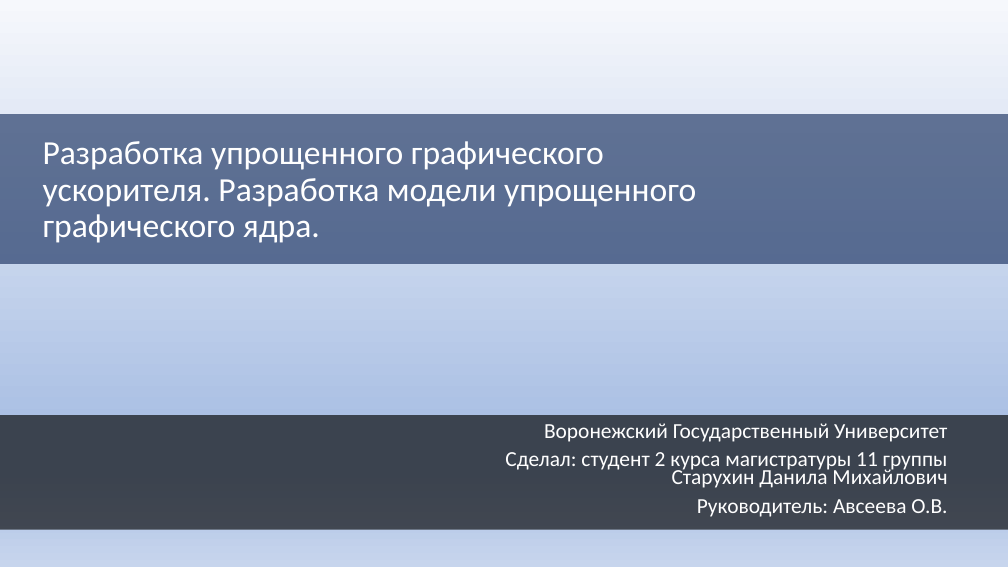
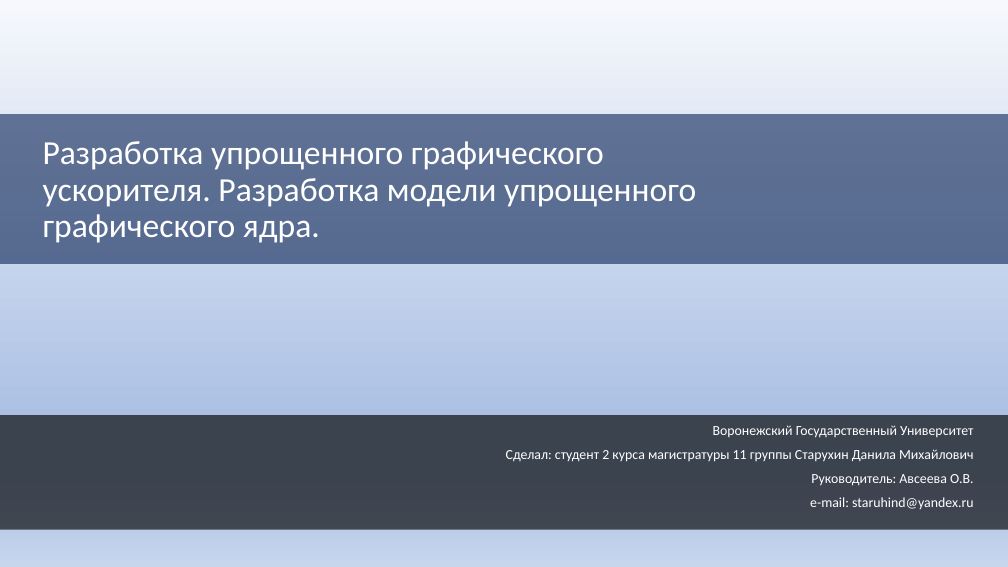
Before and after one commit to HaMeNopeDiot/hardware_gpu, a slide deck: slide 1 of docs/starukhin_dissertation/magister_pres.pptx. Drawn at 1008x567 pixels with LibreOffice and Linux fonts; fonts in the diff are those of the drawing. Boxes give left, top, right and bottom in pixels: in the first picture for what was removed or moved away, otherwise in the second. Text is boxed around its words. In the diff, an @@ line names an element or a change of style, - is before the commit and + after.

```diff
--- a/docs/starukhin_dissertation/magister_pres.pptx
+++ b/docs/starukhin_dissertation/magister_pres.pptx
@@ subtitle at (x1=506, y1=425, x2=973, y2=486): size 20.4 to 13.2 pt in "Воронежский Государственный Университет", "Сделал: студент 2 курса магистратуры 11 группы ...", "Руководитель: Авсеева О.В."; line spacing 0.7 to 0.81 @@
@@ subtitle at (x1=810, y1=497, x2=973, y2=509): paragraph added @@
+e-mail: staruhind@yandex.ru
```
Also in this commit, not shown: 7 other slides changed, 4 slides added, 3 slides removed.
